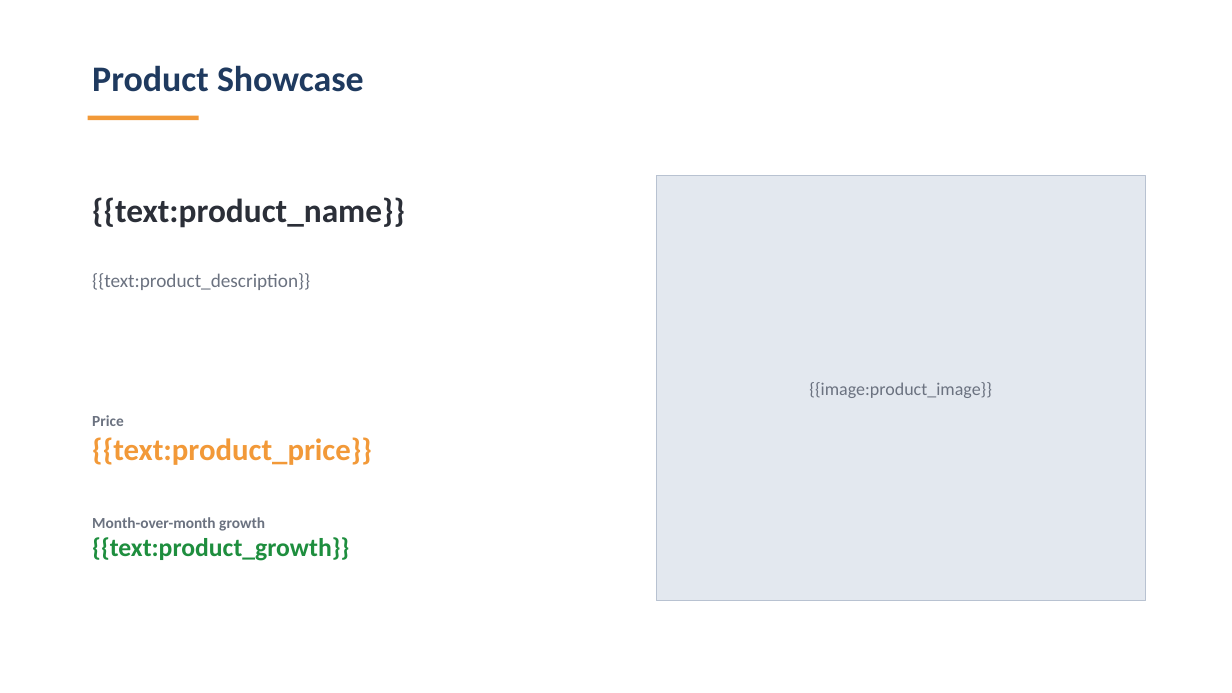
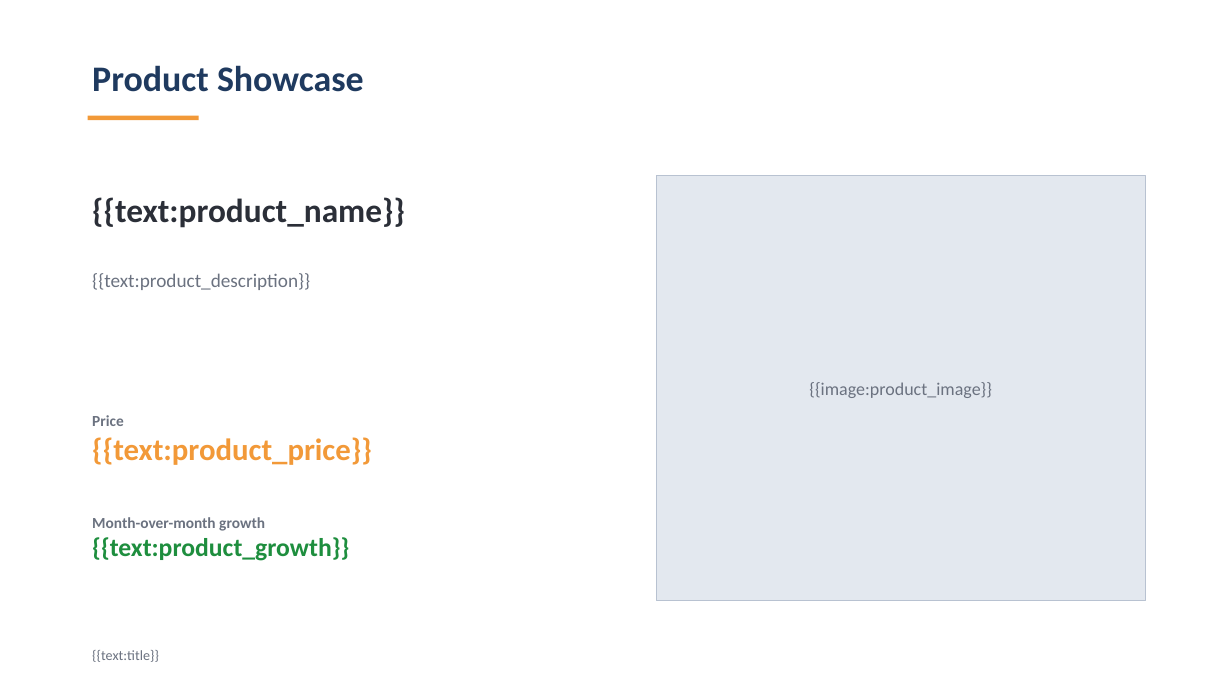
Before and after one commit to mengluoxinhen/fixed_PPTX_template, a slide deck: slide 3 of templates/sales_report_template.pptx. Drawn at 1232x693 pixels with LibreOffice and Linux fonts; fonts in the diff are those of the drawing. Boxes give left, top, right and bottom in pixels: in the first picture for what was removed or moved away, otherwise in the second. Text is boxed around its words. In the diff, an @@ line names an element or a change of style, - is before the commit and + after.

Commit message:
Add workspace-mode rendering with UUID asset directories
Introduce src/workspace_loader.py so images and text can be supplied
from a per-session workspace folder instead of inline JSON, with
path-traversal safeguards, UUID4 naming rules, per-occurrence image
regions and cover-crop. Extend verify.py to cover the new checks.

```diff
--- a/templates/sales_report_template.pptx
+++ b/templates/sales_report_template.pptx
@@ text added at [92,650,159,662], 11 pt, text #6B7280 @@
+{{text:title}}
```
Also in this commit, not shown: 2 other slides changed, 1 slide added, 15 other files.
